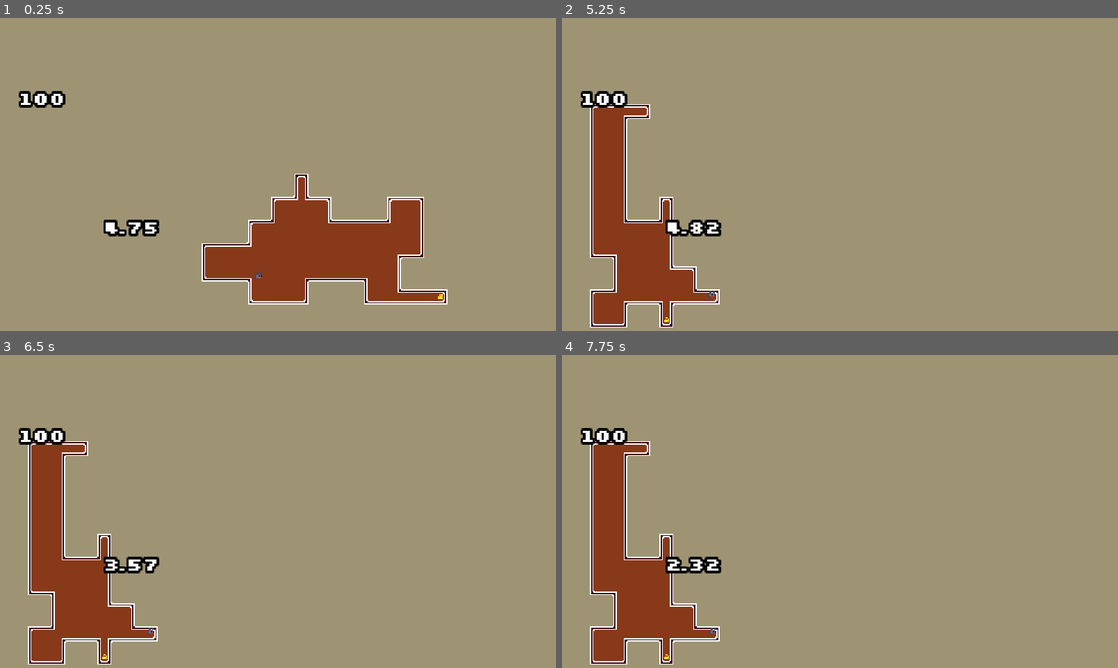
Above: before the commit, frames 1-4 (two rows, left to right).
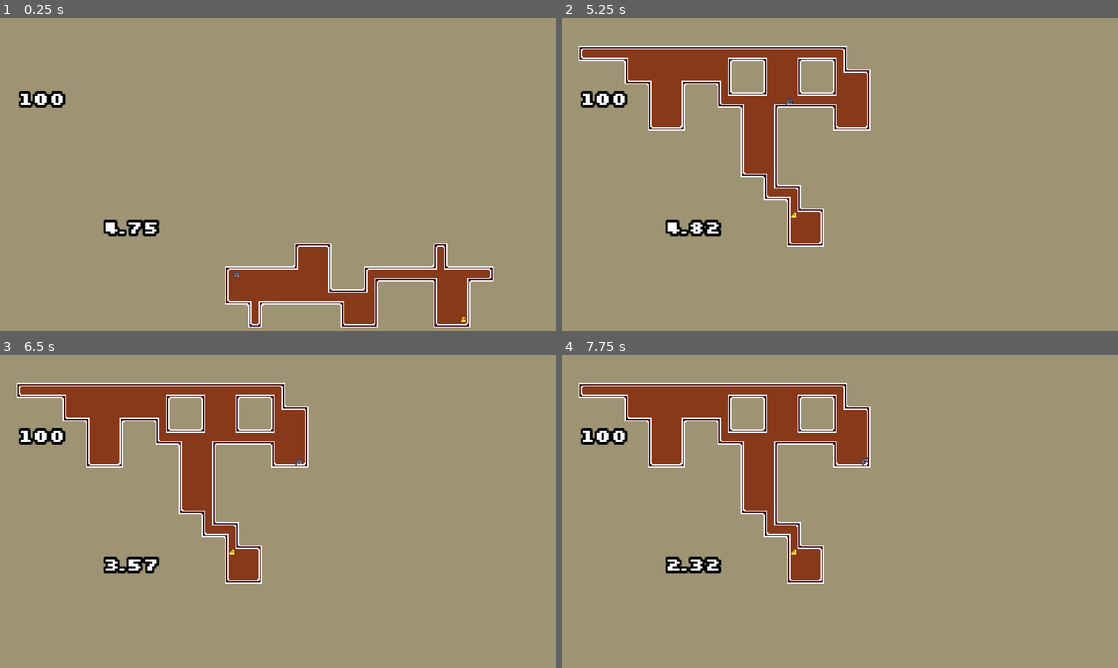
Above: after the commit, the same moments.

Repository: FLAMINGxFURY/ACM-Game-Jam-Fall2021
Game: Godot game, scene res://BaseScene.tscn
Two runs of this game, one before a commit and one after it. Both use one fixed random seed, a clock stepped at 60 frames per second and the inputs below.
Inputs (mouse positions are in pixels of both pictures, inside the frame that each line leads up to):
- Up to frame 1 (0.25 s): no input
- Up to frame 2 (5.25 s): move the mouse to (962, 158) at 0.52 s; move the mouse to (728, 190) at 1.27 s; move the mouse to (895, 105) at 2.02 s; move the mouse to (812, 237) at 2.77 s; move the mouse to (1006, 221) at 3.52 s; move the mouse to (673, 127) at 4.27 s; click "START" at 5 s
- Up to frame 3 (6.5 s): move the mouse to (305, 511) at 5.77 s
- Up to frame 4 (7.75 s): move the mouse to (756, 433) at 6.52 s; move the mouse to (962, 495) at 7.27 s

The runs differ from the first frame. In frame 1, 12% of the frame differs, in the area x 36-89%, y 49-99%; in frame 2, 18%, in the area x 3-56%, y 8-99%; in frame 3, 18%; in frame 4, 18%.

Commit message:
RNG fix with .randomize()

Diff:
--- a/BaseScene.gd
+++ b/BaseScene.gd
@@ -3,13 +3,12 @@
 
 # Declare member variables here. Examples:
 var rng = RandomNumberGenerator.new()
-var tdict = OS.get_time()
 
 # Called when the node enters the scene tree for the first time.
 func _ready():
 	$Time.start(GlobalAuto.time)
 	# init rng
-	rng.seed = tdict.hour * tdict.minute * tdict.second
+	rng.randomize()
 
 	# scene setting
 	self.scale = Vector2(1,1)
@@ -18,7 +17,7 @@
 	create_map()
 
 func create_map():
-	rng.seed = tdict.hour * tdict.minute * tdict.second
+	rng.randomize()
 
 	var CellSize = Vector2(10,10)
 	var height = 480/CellSize.x
